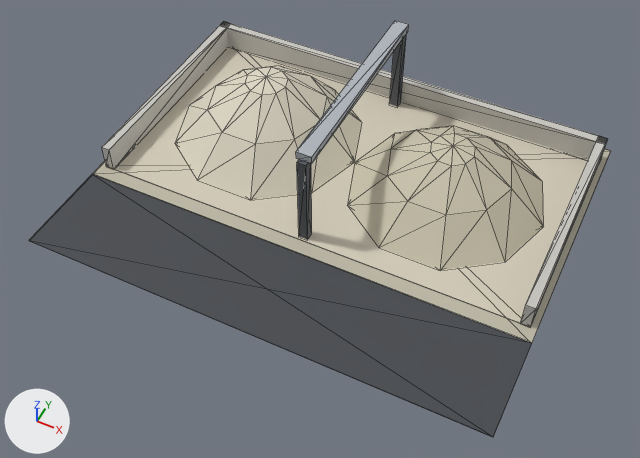
Before and after pictures for a commit that changed the glTF model public/models/site_heap_lime.glb.
One viewpoint serves both versions: a 50 mm camera at (17.1, -36.1, 41.3) aimed at (0.7, -3.4, 0.4). Arrows for +X, +Y and +Z are at lower left; the lights stay in place. The older version comes first. Mesh edges are drawn as thin lines. Vertices at exactly the same position are counted once.

Objects in the first picture: 'site_heap_lime'.
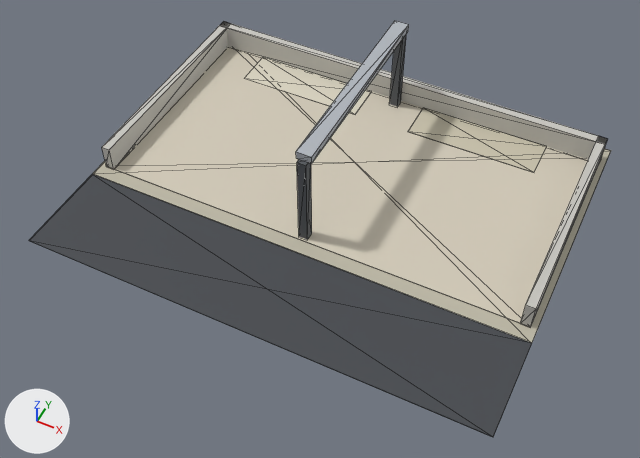
Scene script edits in JSON lines:
```json
{"block": "me_site_heap_lime", "where": "# used by ob_site_heap_lime; location = (0.0, 0.0, 0.0)"}
{"op": "remove", "block": "me_site_heap_lime", "code": "me_site_heap_lime.from_pydata(...)  # 125 vertices, 222 faces; spans x -15.0..15.0, y -12.0..12.0, z 0.0..6.9"}
{"op": "add", "block": "me_site_heap_lime", "code": "me_site_heap_lime.from_pydata(...)  # 80 vertices, 130 faces; spans x -15.0..15.0, y -12.0..12.0, z 0.0..6.9"}
{"block": "me_site_heap_lime", "change": "me_site_heap_lime part 1: a new loose piece, a box spanning x -11.0..-2.0, y 7.6..10.4, z 0.09..0.11, in mat_lime (pale yellow #ddd7c4)"}
{"block": "me_site_heap_lime", "change": "me_site_heap_lime part 2: a new loose piece, a box spanning x 2.0..11.0, y 7.6..10.4, z 0.09..0.11, in mat_lime2 (light grey #cbc4ae)"}
{"block": "me_site_heap_lime", "change": "me_site_heap_lime part 3: the loose piece of 61 vertices spanning x -13.0..13.0, y -2.9..9.4, z 0.1..4.9 is deleted"}
```

Pixel boxes (x1, y1, x2, y2) of what changed, in the pictures (640 x 458 px):
```json
{"part": 1, "of": "me_site_heap_lime", "change": "added", "after": [245, 57, 372, 114], "on screen": "pale yellow"}
{"part": 2, "of": "me_site_heap_lime", "change": "added", "after": [408, 108, 547, 172]}
{"part": 3, "of": "me_site_heap_lime", "change": "deleted", "before": [175, 66, 543, 270]}
```
